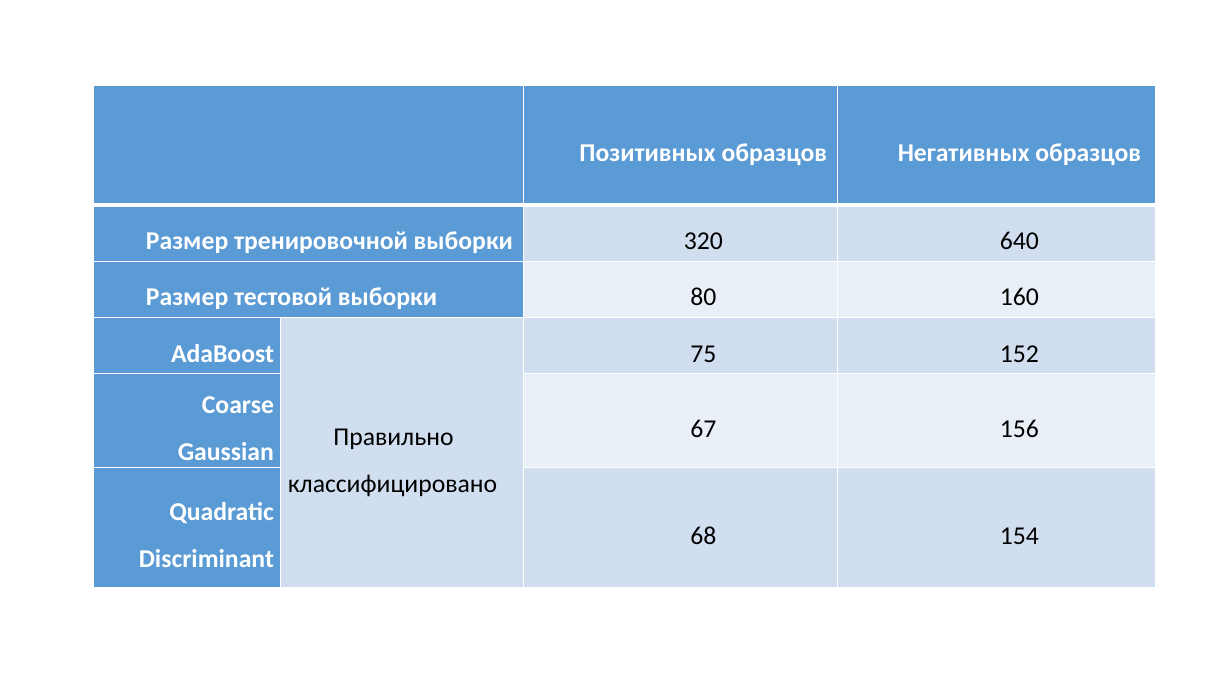
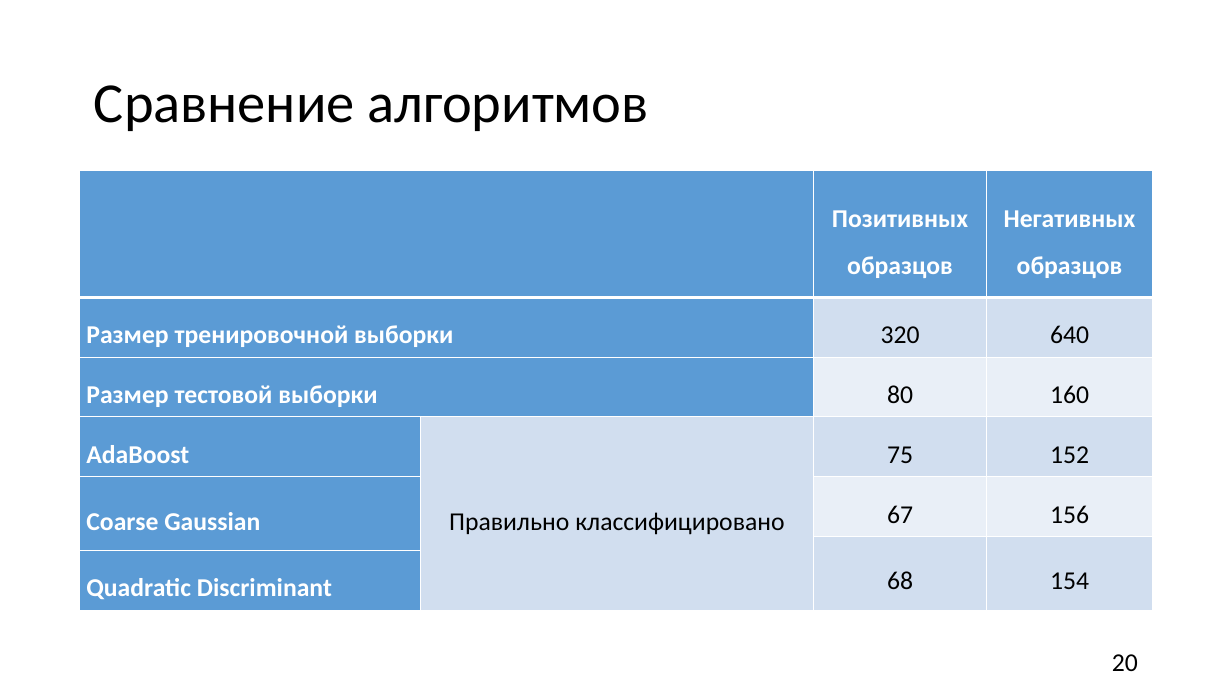
Before and after one commit to MYIIIKET/Diplom, a slide deck: slide 20 of Main/Презентация.pptx (slide 24 before the commit). Drawn at 1232x693 pixels with LibreOffice and Linux fonts; fonts in the diff are those of the drawing. Boxes give left, top, right and bottom in pixels: in the first picture for what was removed or moved away, otherwise in the second. Text is boxed around its words. In the diff, an @@ line names an element or a change of style, - is before the commit and + after.

```diff
--- a/Main/Презентация.pptx
+++ b/Main/Презентация.pptx
@@ title added at [94, 85, 648, 131], 44 pt, text #000000 @@
+Сравнение алгоритмов
@@ table at [79, 171, 1153, 610] @@
-row 6: Quadratic Discriminant |  | 68 | 154
+row 6:  |  | 68 | 154
+row 7: Quadratic Discriminant |  |  | 
@@ table: place and size @@
-table at [93, 86, 1157, 586]
+table at [79, 171, 1153, 610]
@@ page number added at [1112, 654, 1138, 671], 20 pt, text #000000 @@
+20
```
Also in this commit, not shown: 14 other slides changed, 8 slides added, 10 slides removed, 5 other files.
